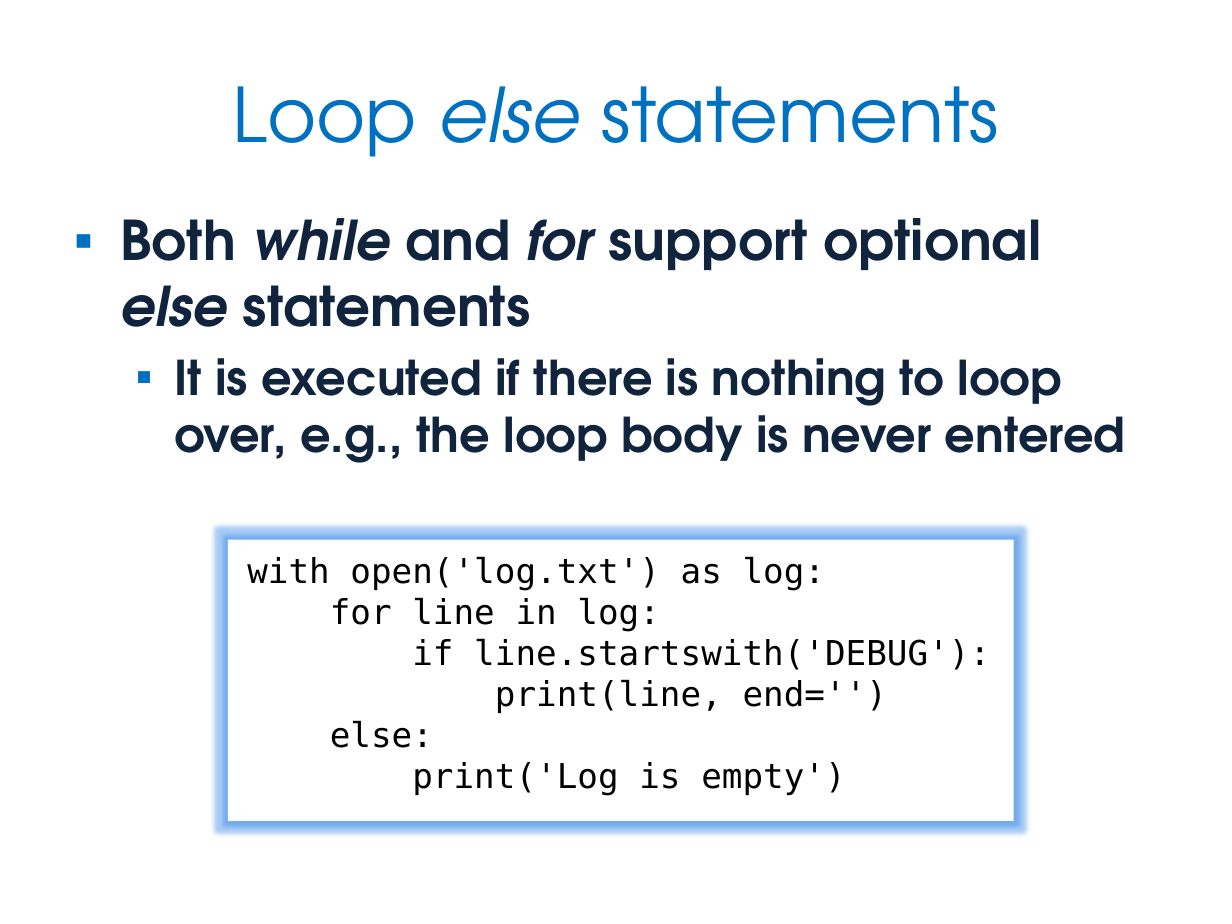
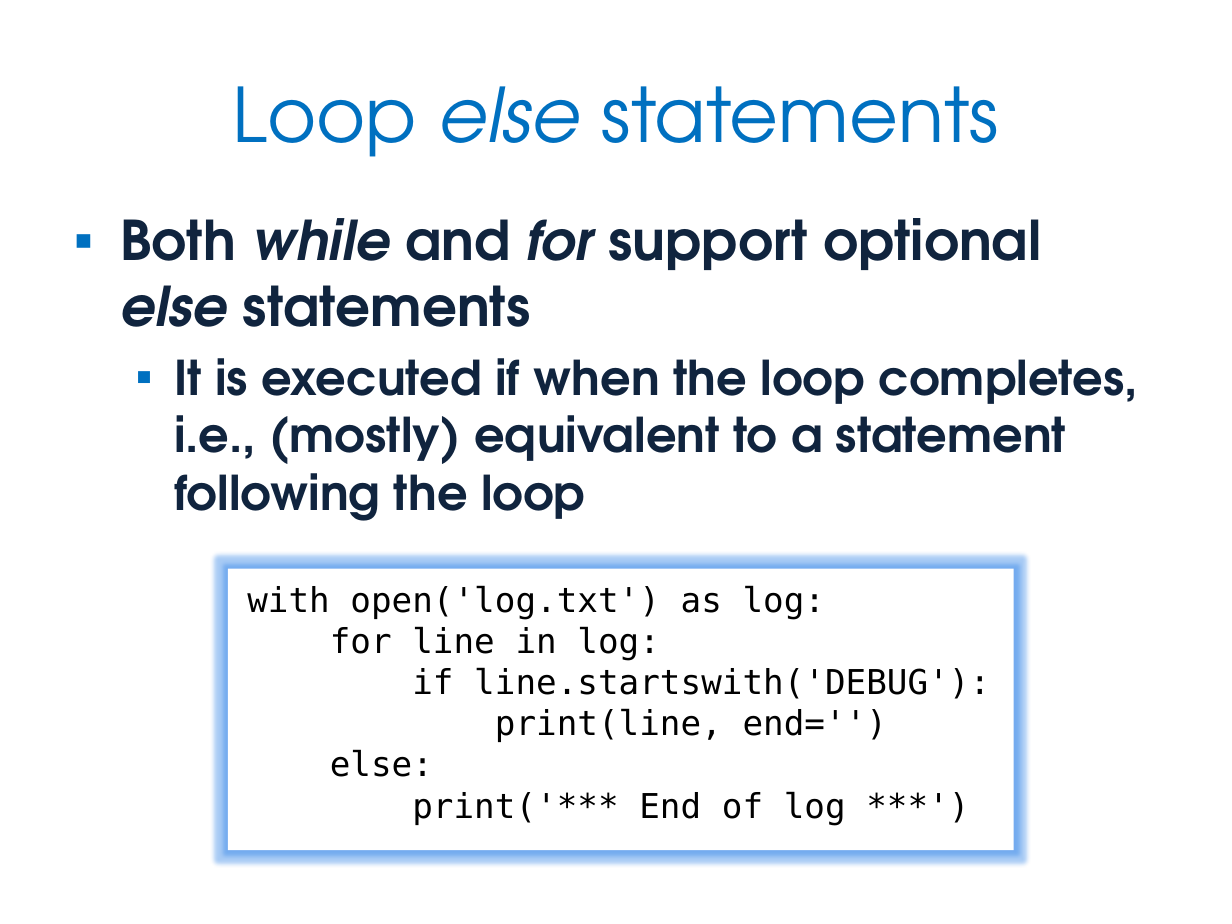
Before and after one commit to JonJagger/two-day-courses, a slide deck: slide 85 of pf/Python Foundation.pptx. Drawn at 1232x924 pixels with LibreOffice and Linux fonts; fonts in the diff are those of the drawing. Boxes give left, top, right and bottom in pixels: in the first picture for what was removed or moved away, otherwise in the second. Text is boxed around its words. In the diff, an @@ line names an element or a change of style, - is before the commit and + after.

Commit message:
Update from Kevlin. Fix for else issue

```diff
--- a/pf/Python Foundation.pptx
+++ b/pf/Python Foundation.pptx
@@ text at [174, 358, 1137, 521]: text changed @@
-  ▪ It is executed if there is nothing to loop over, e.g., the loop body is never entered
+  ▪ It is executed if when the loop completes, i.e., (mostly) equivalent to a statement following the loop
@@ rectangle "with open('log.txt') as log:": place and size @@
-rectangle "with open('log.txt') as log:" at [228, 540, 1014, 821]
+rectangle "with open('log.txt') as log:" at [228, 569, 1014, 850]
@@ text in rectangle at [412, 791, 846, 825]: text changed @@
-print('Log is empty')
+print('*** End of log ***')
```
Also in this commit, not shown: 2 other slides changed, 1 other file.
